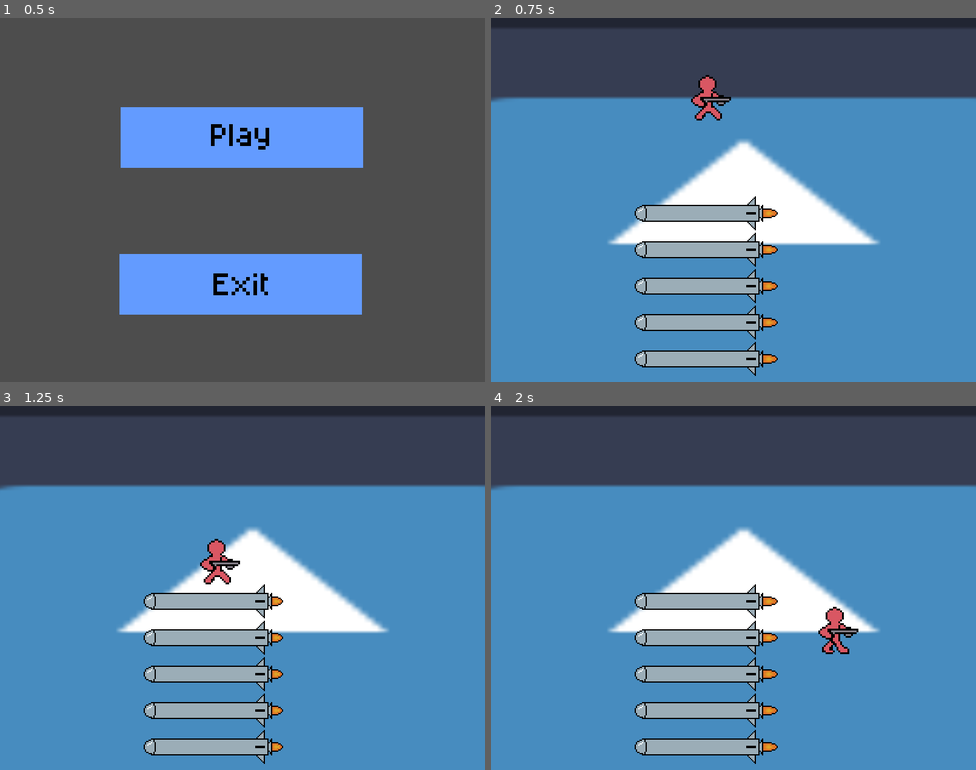
Above: before the commit, frames 1-4 (two rows, left to right).
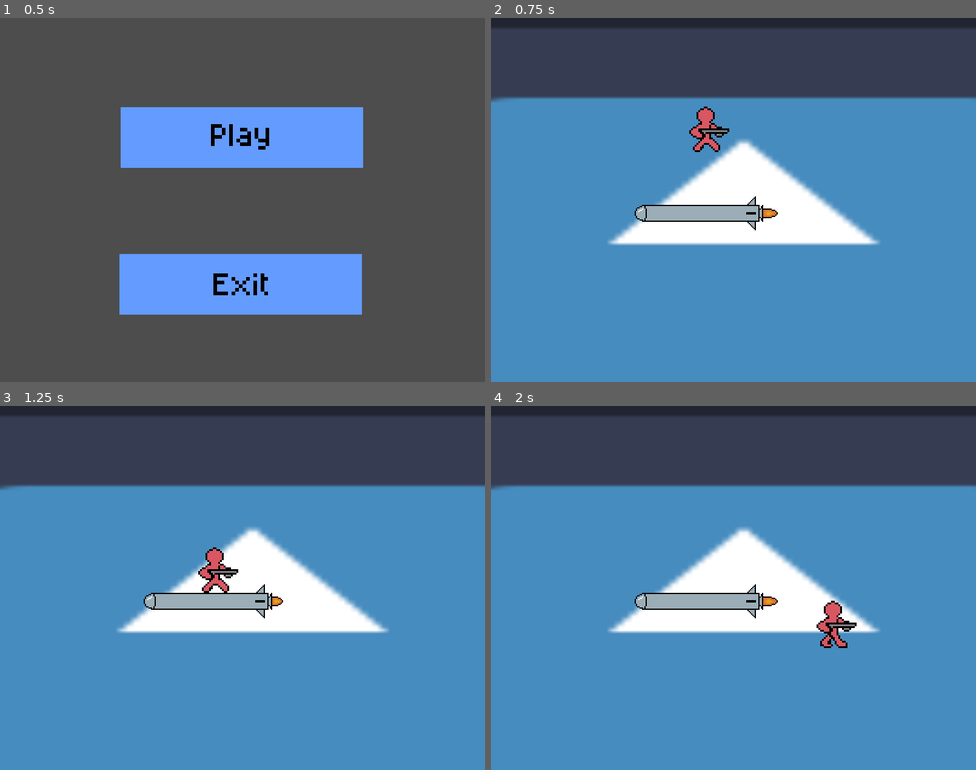
Above: after the commit, the same moments.

Repository: terminator0521/air-jumper
Game: Godot game, scene res://scenes/start_menu.tscn
The game is run twice, just before and just after one commit, with the same random seed, the same clock (stepped at 60 frames per second) and the same inputs. The engine's default icon, where the game draws it, is replaced by a stand-in: a white triangle on a blue panel in a dark square.
Inputs (mouse positions are in pixels of both pictures, inside the frame that each line leads up to):
- Up to frame 1 (0.5 s): no input
- Up to frame 2 (0.75 s): click (733, 138) at 0.5 s
- Up to frame 3 (1.25 s): no input
- Up to frame 4 (2 s): hold Right from 1.28 s (still down)

Frame 1 is identical in both runs. In frame 2, 6.2% of the frame differs, in the area x 29-60%, y 15-99%; in frame 3, 5.8%; in frame 4, 5.8%.

Commit message:
fix player stuck when impailed by platform

Diff:
--- a/objects/rocket_template.tscn
+++ b/objects/rocket_template.tscn
@@ -37,7 +37,6 @@
 [node name="Hitbox" type="Area2D" parent="Rocket" unique_id=1312579194 groups=["Platform"]]
 
 [node name="CollisionShape2D" type="CollisionShape2D" parent="Rocket/Hitbox" unique_id=1496635660 groups=["Platform"]]
-position = Vector2(-8, 0)
 shape = SubResource("RectangleShape2D_iywne")
 
 [node name="Sprite" type="AnimatedSprite2D" parent="Rocket" unique_id=839841338 groups=["Platform"]]
--- a/scenes/game.tscn
+++ b/scenes/game.tscn
@@ -69,13 +69,12 @@
 script = ExtResource("2_iywne")
 
 [node name="Player" type="CharacterBody2D" parent="." unique_id=61970098]
-position = Vector2(107, -214)
+position = Vector2(-1, -179)
 floor_constant_speed = true
 script = ExtResource("1_yqjtg")
 
 [node name="AnimatedSprite2D" type="AnimatedSprite2D" parent="Player" unique_id=1041880759]
 texture_filter = 1
-position = Vector2(-105, -17)
 scale = Vector2(3, 3)
 sprite_frames = SubResource("SpriteFrames_sfuul")
 animation = &"walking"
@@ -85,7 +84,6 @@
 [node name="Area2D" type="Area2D" parent="Player" unique_id=1526341759]
 
 [node name="CollisionShape2D" type="CollisionShape2D" parent="Player/Area2D" unique_id=1567380980]
-position = Vector2(-107, -17)
 shape = SubResource("RectangleShape2D_2g0sk")
 
 [node name="Camera2D" type="Camera2D" parent="." unique_id=358191341]
--- a/scripts/player.gd
+++ b/scripts/player.gd
@@ -51,10 +51,23 @@
 
 func _on_area_2d_area_entered(area: Area2D) -> void:
 	if area.is_in_group("Platform"):
-		is_grounded = true
+		print($Area2D.global_position.y + _get_extents($Area2D).y)
+		print(area.global_position.y - _get_extents(area).y)
+		if $Area2D.global_position.y + _get_extents($Area2D).y - 4 < area.global_position.y - _get_extents(area).y:
+			is_grounded = true
+			pass
 
 
 func _on_area_2d_area_exited(area: Area2D) -> void:
 	if area.is_in_group("Platform"):
 		is_grounded = false
 	pass # Replace with function body.
+
+func _get_extents(area: Node2D) -> Vector2:
+	var owner = area.get_shape_owners()
+	var other_shape = area.shape_owner_get_shape(owner[0], 0)
+	if other_shape:
+		var extents = other_shape.get("extents")
+		if extents is Vector2:
+			return extents * area.global_scale
+	return Vector2.ZERO
--- a/scripts/rocket_manager.gd
+++ b/scripts/rocket_manager.gd
@@ -5,7 +5,7 @@
 # Called when the node enters the scene tree for the first time.
 func _ready() -> void:
 
-	for i in range(5):
+	for i in range(1):
 		# 1. Spawn template
 		var rocket_instance = _ROCKET_SCENE.instantiate()
 
